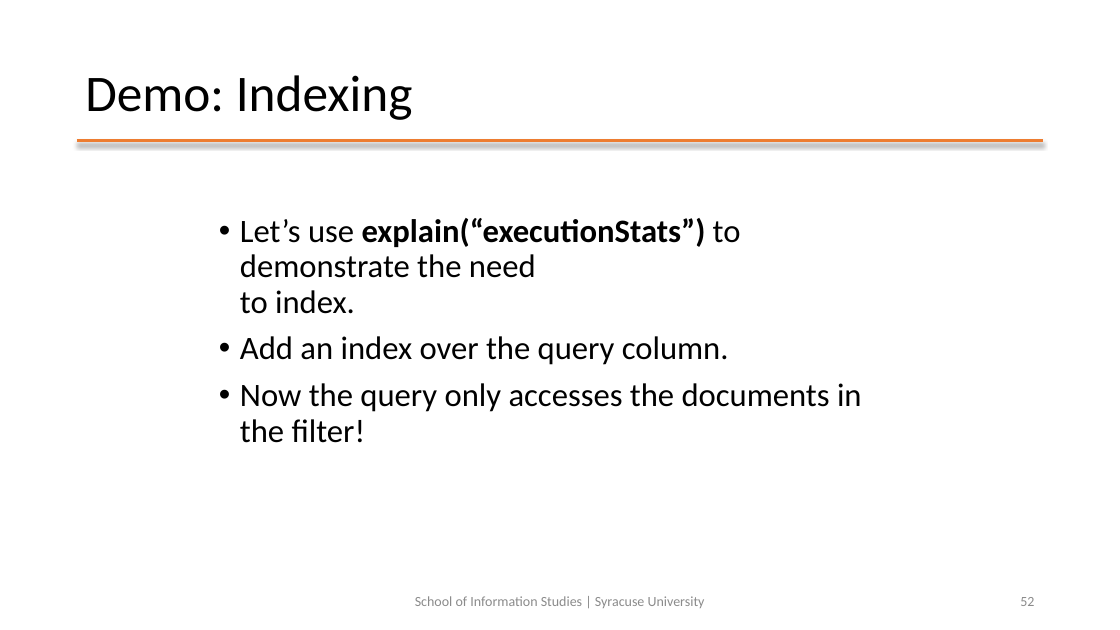
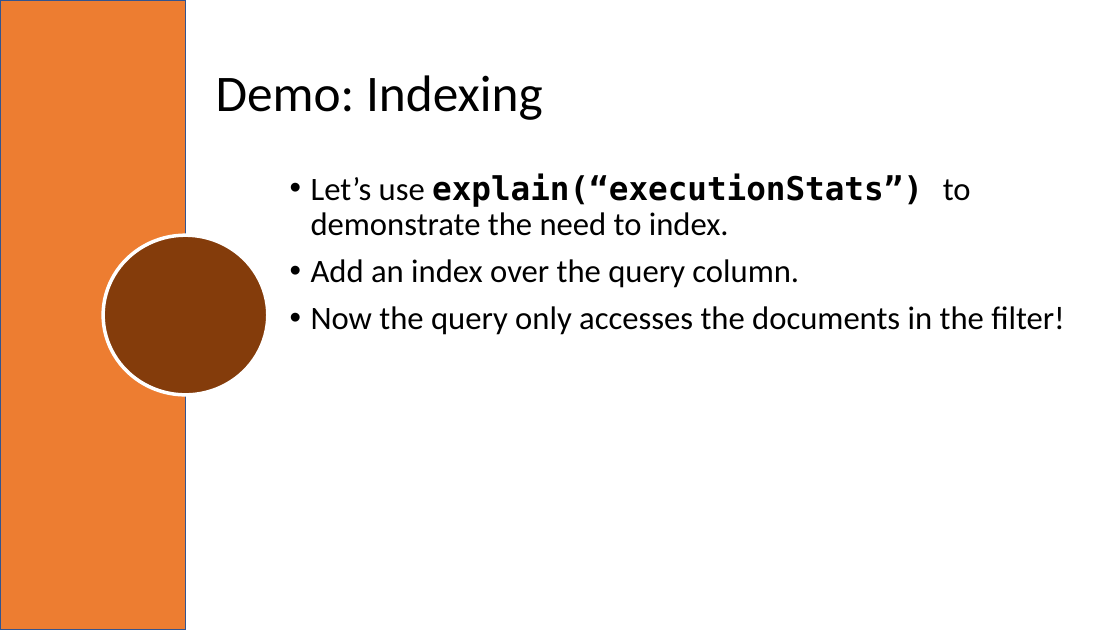
Before and after one commit to mafudge/ist769-old, a slide deck: slide 45 of content/F-Document/F-Document.pptx (slide 52 before the commit). Drawn at 1120x630 pixels with LibreOffice and Linux fonts; fonts in the diff are those of the drawing; background and template pictures are left out. Boxes give left, top, right and bottom in pixels: in the first picture for what was removed or moved away, otherwise in the second. Text is boxed around its words. In the diff, an @@ line names an element or a change of style, - is before the commit and + after.

```diff
--- a/content/F-Document/F-Document.pptx
+++ b/content/F-Document/F-Document.pptx
@@ rectangle added at (0, 0, 186, 630), fill #ED7D31, outline #325491 1 pt @@
@@ title "Demo: Indexing": place and size @@
-title "Demo: Indexing" at (85, 75, 413, 120)
+title "Demo: Indexing" at (216, 75, 543, 120)
@@ line removed from (77, 140) to (1044, 140) @@
@@ text "Let’s use explain(“executionStats”) to demonstrate ...": place and size @@
-text "Let’s use explain(“executionStats”) to demonstrate ..." at (240, 218, 862, 443)
+text "Let’s use explain(“executionStats”) to demonstrate ..." at (311, 173, 1065, 335)
@@ text at (311, 173, 971, 236): font Calibri to DejaVu Sans Mono in "explain(“executionStats”)" @@
@@ ellipse added at (103, 235, 268, 395), fill #843C0B, outline #FFFFFF 3 pt @@
@@ text removed at (415, 596, 705, 608) @@
-School of Information Studies | Syracuse University
@@ page number removed at (1020, 597, 1034, 606) @@
-52
```
Also in this commit, not shown: 14 other slides changed, 11 slides added, 58 slides removed, 7 other files.
